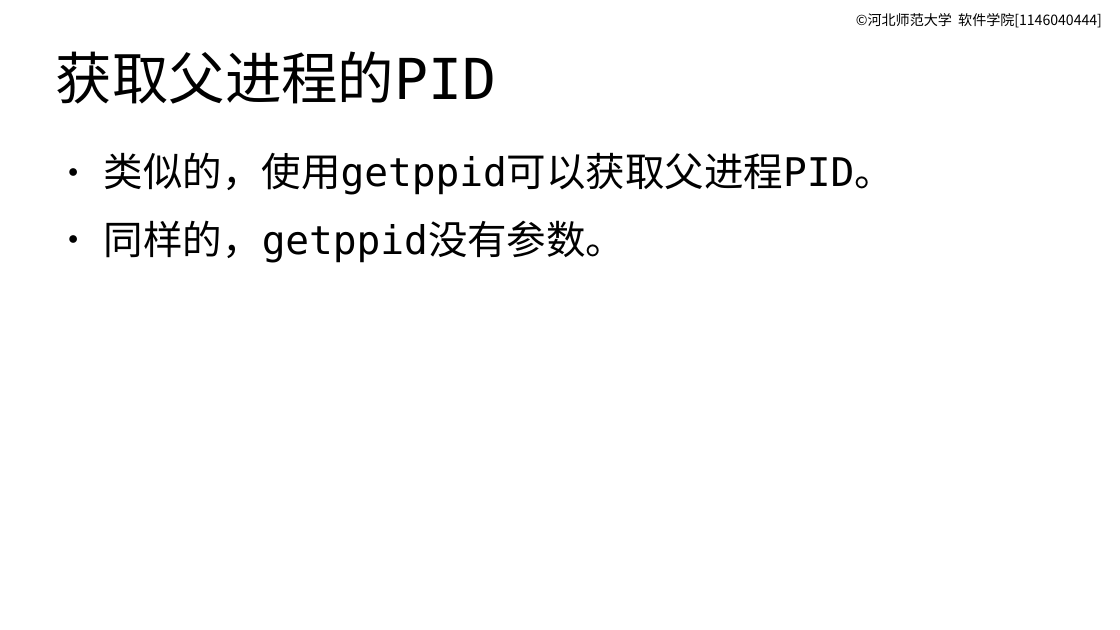
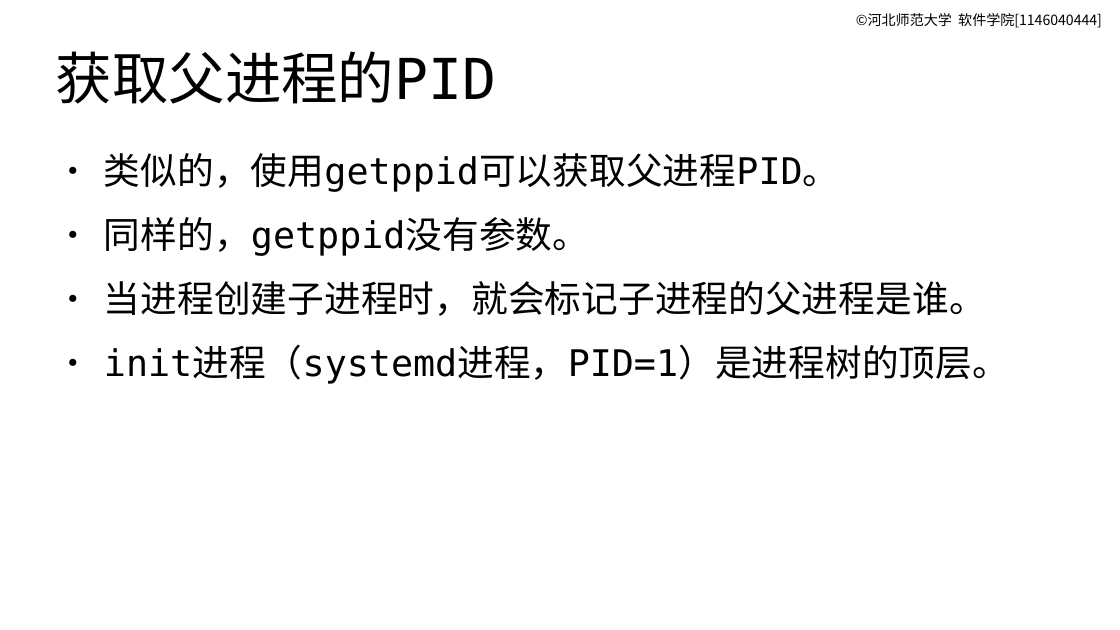
Before and after one commit to master-genius/linux-system, a slide deck: slide 12 of materials/slides/ch14-linux-c-env.odp (slide 10 before the commit). Drawn at 1120x630 pixels with LibreOffice and Linux fonts; fonts in the diff are those of the drawing. Boxes give left, top, right and bottom in pixels: in the first picture for what was removed or moved away, otherwise in the second. Text is boxed around its words. In the diff, an @@ line names an element or a change of style, - is before the commit and + after.

```diff
--- a/materials/slides/ch14-linux-c-env.odp
+++ b/materials/slides/ch14-linux-c-env.odp
@@ text at [104,153,840,256]: size 28 to 26 pt in "类似的，使用getppid可以获取父进程PID。", "同样的，getppid没有参数。" @@
@@ text at [104,281,1009,384]: paragraphs added @@
+● 当进程创建子进程时，就会标记子进程的父进程是谁。
+● init进程（systemd进程，PID=1）是进程树的顶层。
```
Also in this commit, not shown: 8 other slides changed, 3 slides added, 1 slide removed, 2 other files.
